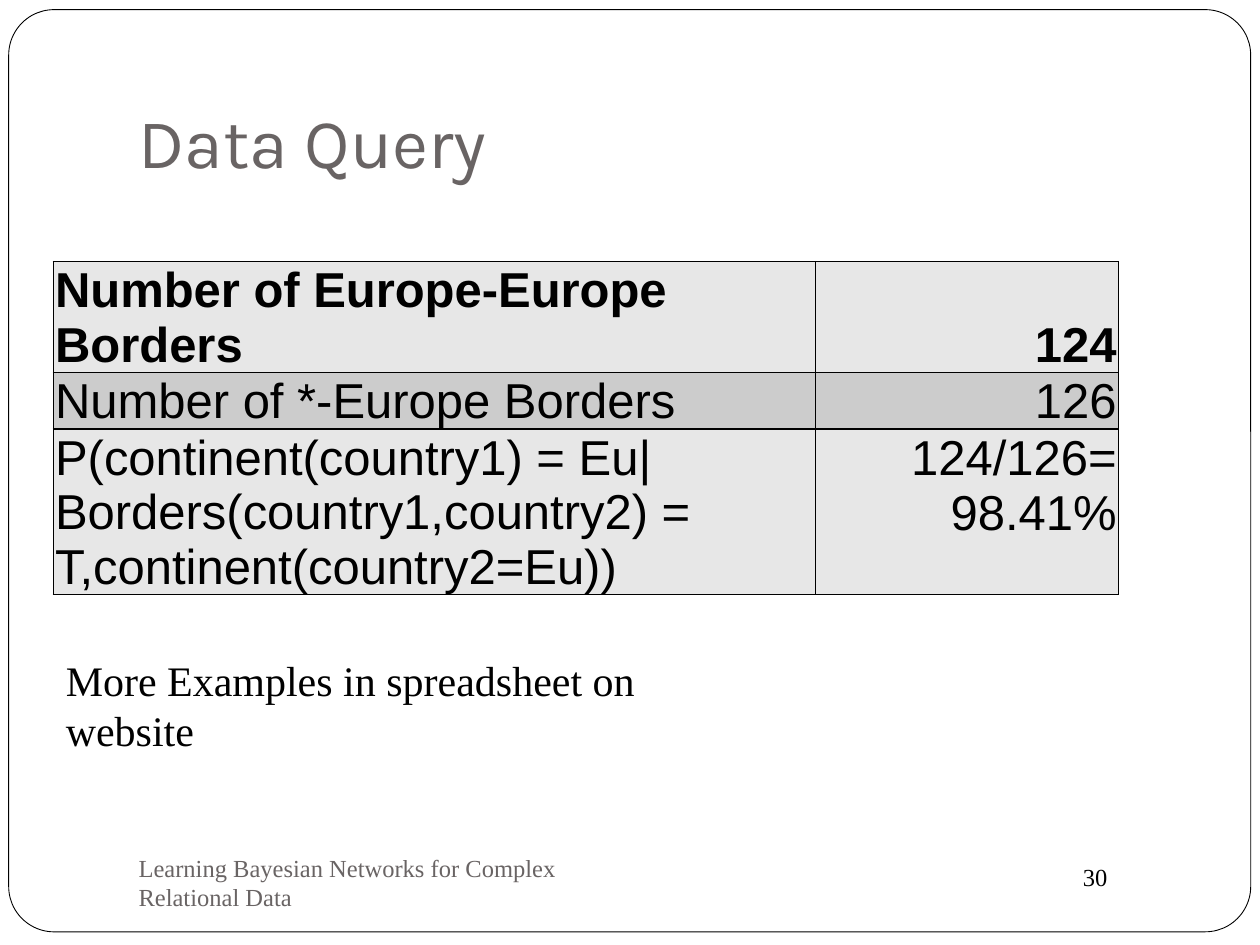
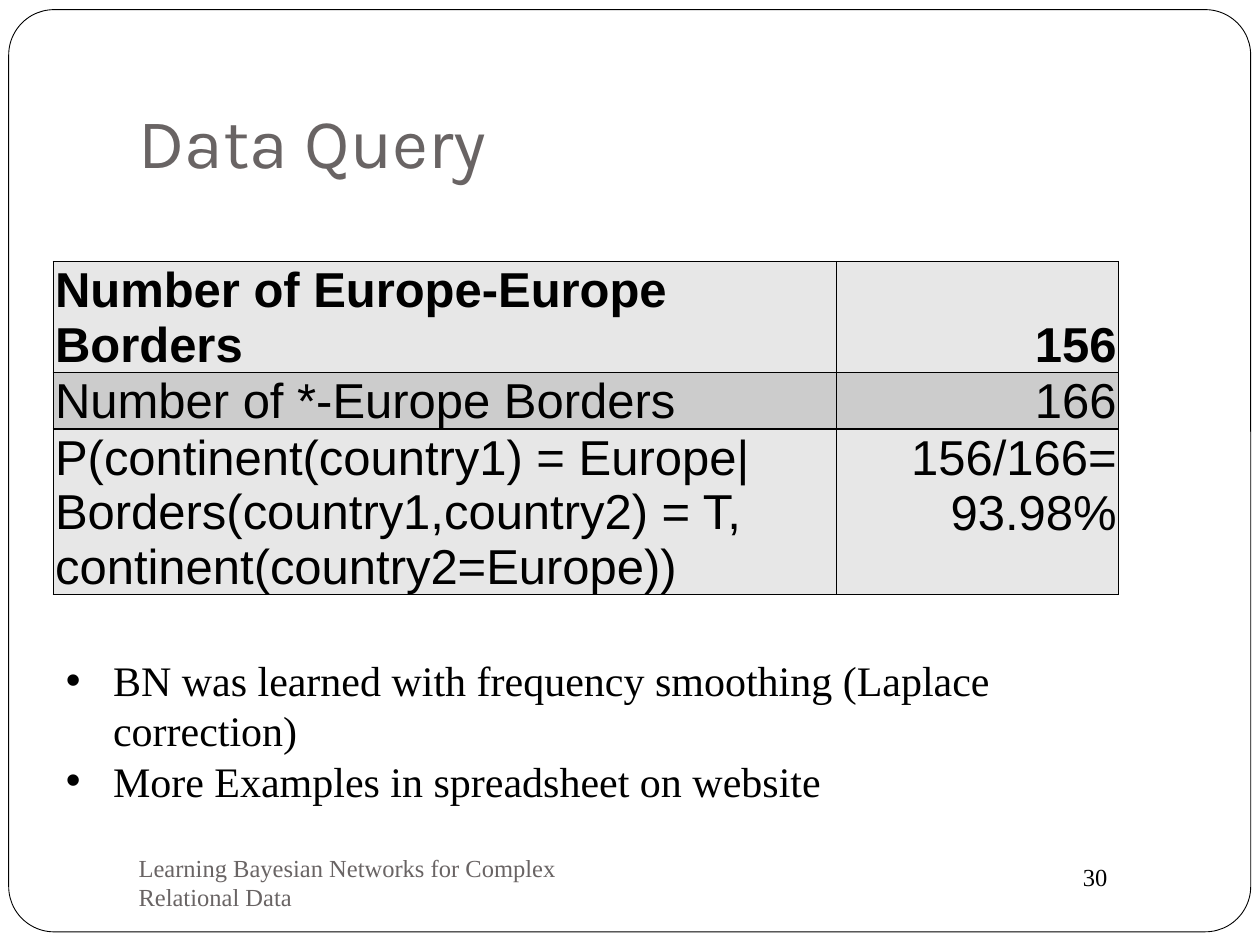
Before and after one commit to oschulte/srl-tutorial-slides, a slide deck: slide 30 of ch2-fo-bayes-nets.pptx. Drawn at 1260x945 pixels with LibreOffice and Linux fonts; fonts in the diff are those of the drawing. Boxes give left, top, right and bottom in pixels: in the first picture for what was removed or moved away, otherwise in the second. Text is boxed around its words. In the diff, an @@ line names an element or a change of style, - is before the commit and + after.

```diff
--- a/ch2-fo-bayes-nets.pptx
+++ b/ch2-fo-bayes-nets.pptx
@@ table at <box>53,262,1119,598</box> @@
-row 1, column 2: 124
+row 1, column 2: 156
-row 2, column 2: 126
+row 2, column 2: 166
-row 3, column 1: P(continent(country1) = Eu|Borders(country1,country2) = T,continent(country2=Eu))
+row 3, column 1: P(continent(country1) = Europe|Borders(country1,country2) = T, continent(country2=Europe))
-row 3, column 2: 124/126= / 98.41%
+row 3, column 2: 156/166= / 93.98%
@@ text at <box>113,666,990,755</box>: paragraph added @@
+• BN was learned with frequency smoothing (Laplace correction)
@@ text at <box>113,768,820,806</box>: bullet none to • @@
```
Also in this commit, not shown: 3 other slides changed, 4 other files.
